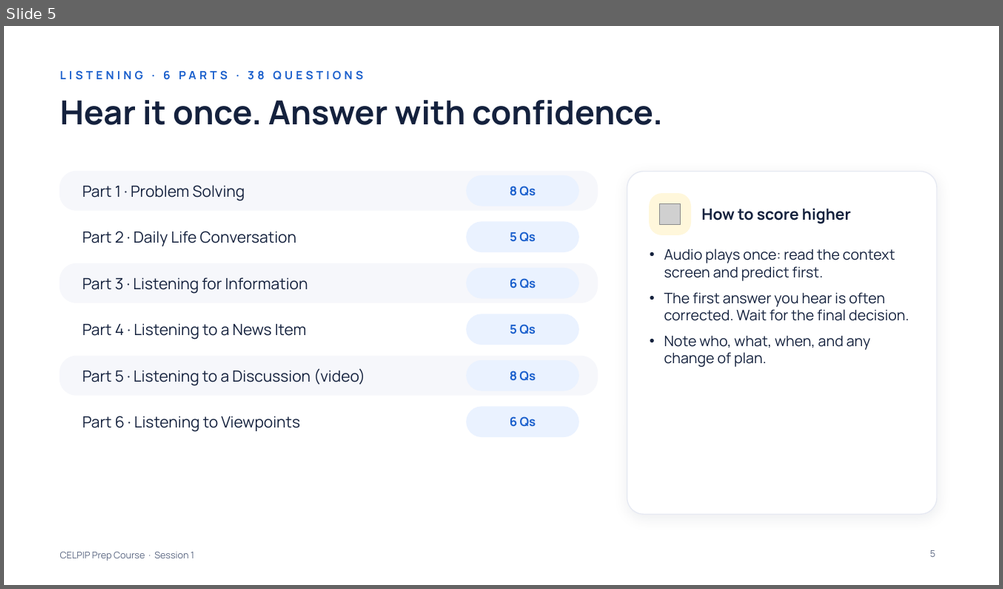
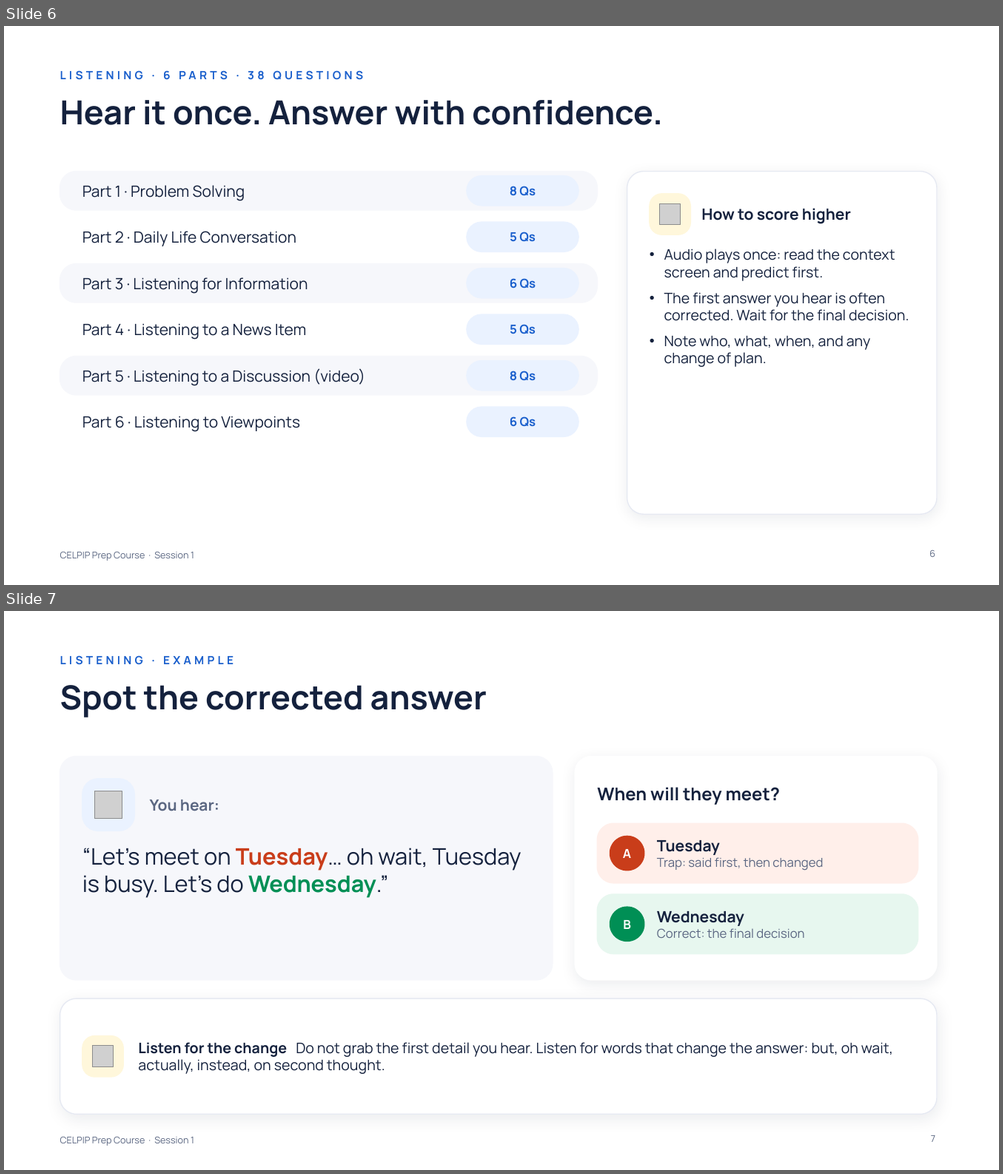
Before and after one commit to learnovateqa/The_English_Academy_CELPIP, a slide deck: decks/session-01.pptx. Shown one above the other, each under a label of ours: slide 5 before the commit, slides 6 and 7 after it. The pictures are 1003x589 and 1003x1174 pixels, drawn with LibreOffice and Linux fonts; fonts in the diff are those of the drawing; grey boxes stand for pictures. Boxes give left, top, right and bottom in pixels: in the first picture for what was removed or moved away, otherwise in the second. Text is boxed around its words. In the diff, an @@ line names an element or a change of style, - is before the commit and + after.

```diff
--- a/decks/session-01.pptx
+++ b/decks/session-01.pptx
@@ slide 7 added at [4,611,999,1170], background #FFFFFF; not listed: 1 template element that a slide beside it also shows @@
@@ text added at [60,655,233,665], 11 pt, text #1A5FCC, bold @@
+LISTENING · EXAMPLE
@@ title added at [60,685,486,718], 32 pt, text #14213D, bold @@
+Spot the corrected answer
@@ rounded rectangle added at [60,757,552,980], fill #F6F7FB, outline #F6F7FB 1 pt @@
@@ rounded rectangle added at [575,757,936,980], fill #FFFFFF, outline #FFFFFF 1 pt @@
@@ rounded rectangle added at [82,779,134,831], fill #EAF2FF, outline #EAF2FF 1 pt @@
@@ text added at [597,787,780,805], 17 pt, text #14213D, bold @@
+When will they meet?
@@ picture added at [95,792,122,818] @@
@@ text added at [150,800,219,812], 15 pt, text #5B6782, bold @@
+You hear:
@@ rounded rectangle added at [597,823,918,883], fill #FFEFEA, outline #FFEFEA 1 pt @@
@@ text added at [82,848,521,898], 22 pt, text #14213D @@
+“Let’s meet on Tuesday… oh wait, Tuesday is busy. Let’s do Wednesday.”
@@ ellipse added at [610,836,644,871], fill #C93D1A, outline #C93D1A 1 pt @@
@@ text added at [623,849,631,858], 12 pt, text #FFFFFF, bold @@
+A
@@ text added at [657,840,822,871], 12 pt, text #5B6782 @@
+Tuesday
+Trap: said first, then changed
@@ rounded rectangle added at [597,894,918,954], fill #E7F7EF, outline #E7F7EF 1 pt @@
@@ ellipse added at [610,907,644,942], fill #008F55, outline #008F55 1 pt @@
@@ text added at [623,920,631,929], 12 pt, text #FFFFFF, bold @@
+B
@@ text added at [657,911,804,938], 12 pt, text #5B6782 @@
+Wednesday
+Correct: the final decision
@@ rounded rectangle added at [60,999,936,1115], fill #FFFFFF, outline #FFFFFF 1 pt @@
@@ rounded rectangle added at [60,999,936,1115], outline #E6E9F2 1 pt @@
@@ rounded rectangle added at [82,1037,123,1077], fill #FFF7DB, outline #FFF7DB 1 pt @@
@@ picture added at [92,1046,114,1068] @@
@@ text added at [138,1042,893,1074], 14 pt, text #14213D @@
+Listen for the change Do not grab the first detail you hear. Listen for words that change the answer: but, oh wait, actually, instead, on second thought.
@@ page number added at [930,1136,935,1142], 9 pt, text #5B6782 @@
+7
@@ what was slide 5 is now slide 6 @@
```
Also in this commit, not shown: 4 slides changed, 8 other slides added, 2 other files.
